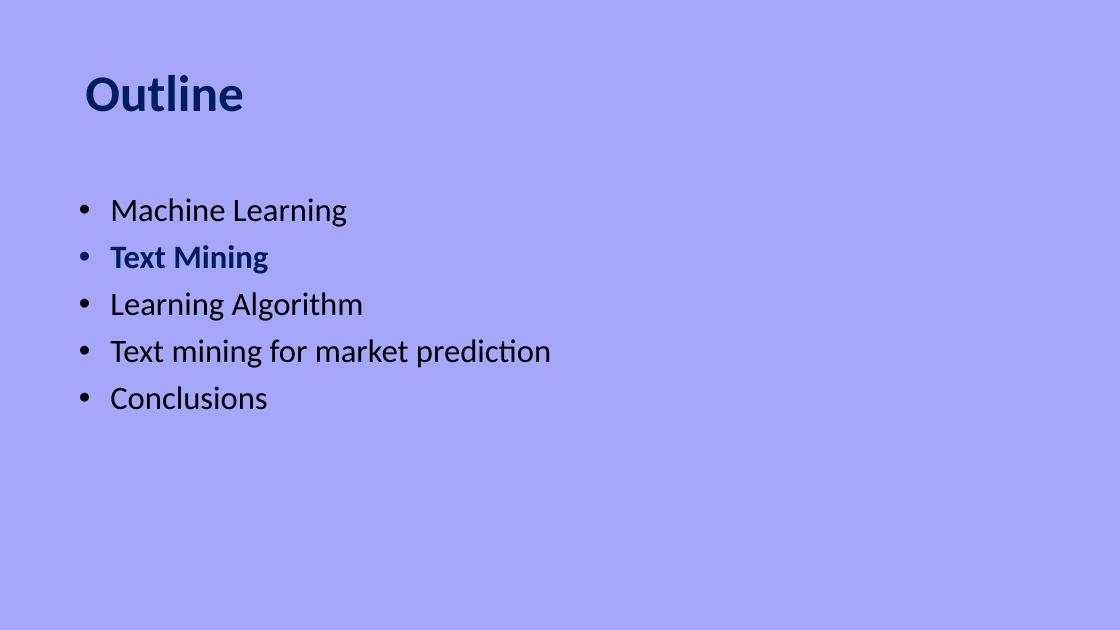
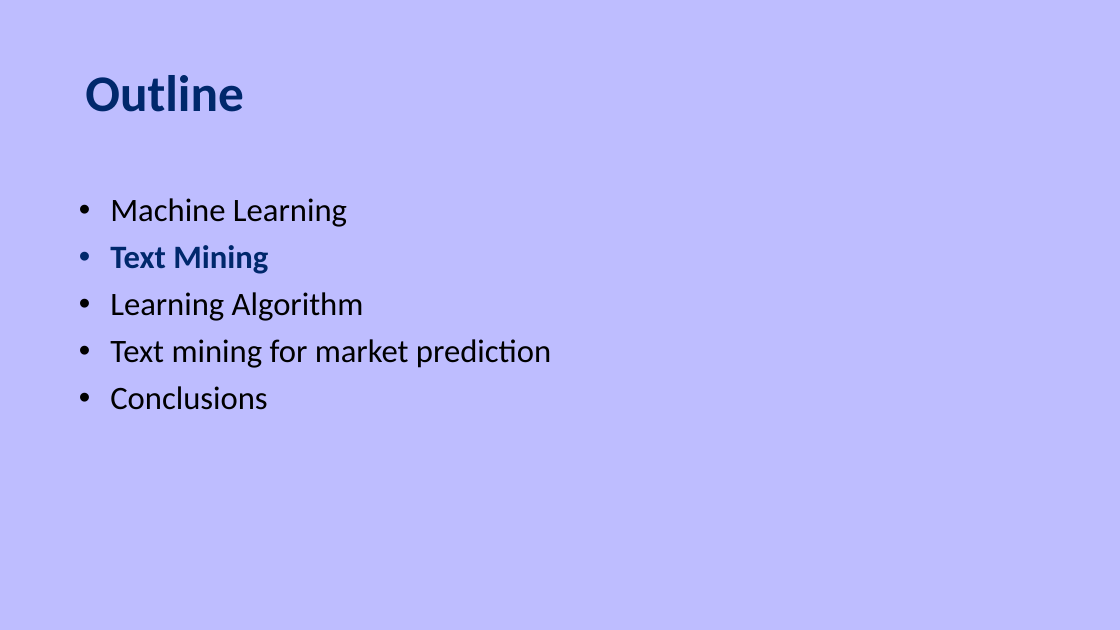
Before and after one commit to moran-abitbul/PreFix, a slide deck: slide 5 of server/uploads/updated-test.pptx. Drawn at 1120x630 pixels with LibreOffice and Linux fonts; fonts in the diff are those of the drawing. Boxes give left, top, right and bottom in pixels: in the first picture for what was removed or moved away, otherwise in the second. Text is boxed around its words. In the diff, an @@ line names an element or a change of style, - is before the commit and + after.

```diff
--- a/server/uploads/updated-test.pptx
+++ b/server/uploads/updated-test.pptx
@@ background #A6A7FA to #BEBDFF @@
@@ title "Outline" at [85, 75, 243, 112]: text colour #001D5E to #00286C @@
@@ text at [110, 245, 268, 274]: text colour #001D5E to #00286C in "Text Mining" @@
```
Also in this commit, not shown: 6 other slides changed, 16 other files.
